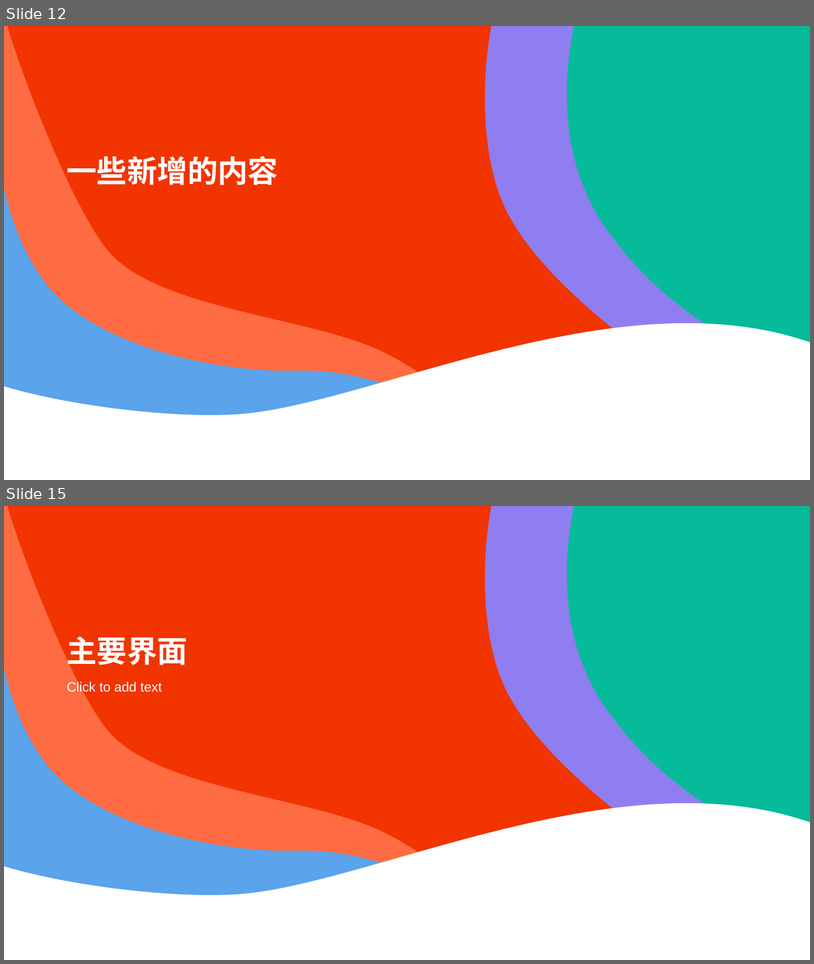
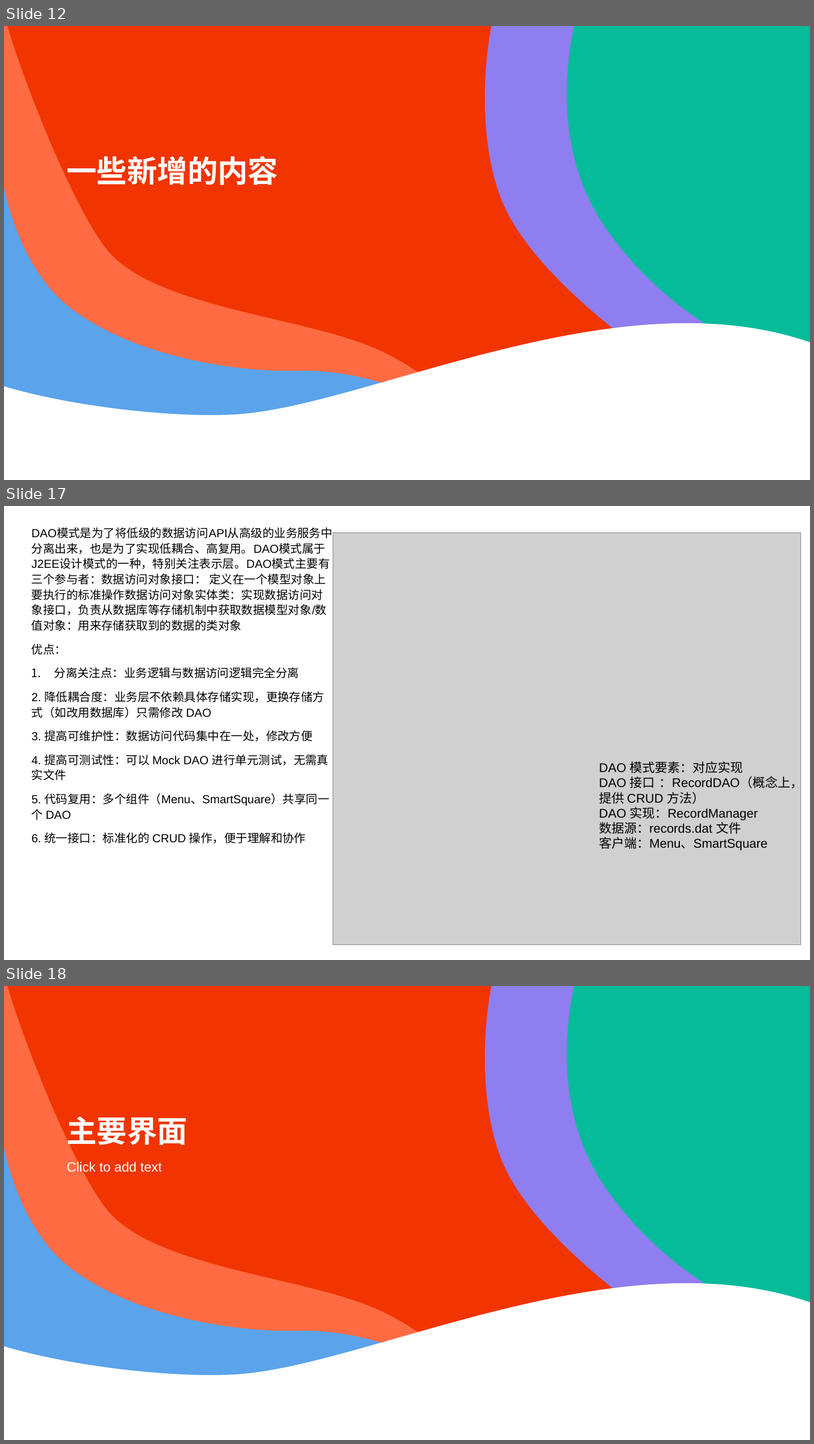
Before and after one commit to wzc506/mineswapper, a slide deck: uml.pptx. Shown one above the other, each under a label of ours: slides 12 and 15 before the commit, slides 12, 17 and 18 after it; the slides between them are not shown. The pictures are 814x964 and 814x1444 pixels, drawn with LibreOffice and Linux fonts; fonts in the diff are those of the drawing; grey boxes stand for pictures. Boxes give left, top, right and bottom in pixels: in the first picture for what was removed or moved away, otherwise in the second. Text is boxed around its words. In the diff, an @@ line names an element or a change of style, - is before the commit and + after.

```diff
--- a/uml.pptx
+++ b/uml.pptx
@@ slide 17 added at (x1=4, y1=506, x2=810, y2=960), background #FFFFFF @@
@@ picture added at (x1=333, y1=532, x2=801, y2=944) @@
@@ text added at (x1=32, y1=543, x2=330, y2=843), 13.9 pt, text #000000 @@
+DAO模式是为了将低级的数据访问API从高级的业务服务中分离出来，也是为了实现低耦合、高复用。DAO模式属于J2EE设计模式的一种，特别关注表示层。DAO模式主要有三个参与者：数据访问对象接口： 定义在一个模型对象上要执行的标准操作数据访问对象实体类：实现数据访问对象接口，负责从数据库等存储机制中获取数据模型对象/数值对象：用来存储获取到的数据的类对象
+优点：
+1. 分离关注点：业务逻辑与数据访问逻辑完全分离
+2. 降低耦合度：业务层不依赖具体存储实现，更换存储方式（如改用数据库）只需修改 DAO
+3. 提高可维护性：数据访问代码集中在一处，修改方便
+4. 提高可测试性：可以 Mock DAO 进行单元测试，无需真实文件
+5. 代码复用：多个组件（Menu、SmartSquare）共享同一个 DAO
+6. 统一接口：标准化的 CRUD 操作，便于理解和协作
@@ text added at (x1=599, y1=761, x2=803, y2=850), 15 pt, text #000000 @@
+DAO 模式要素：对应实现
+DAO 接口 ：RecordDAO（概念上，提供 CRUD 方法）
+DAO 实现：RecordManager
+数据源：records.dat 文件
+客户端：Menu、SmartSquare
@@ what was slide 15 is now slide 18 @@
```
Also in this commit, not shown: 1 slide changed, 2 other slides added, 34 other files.
